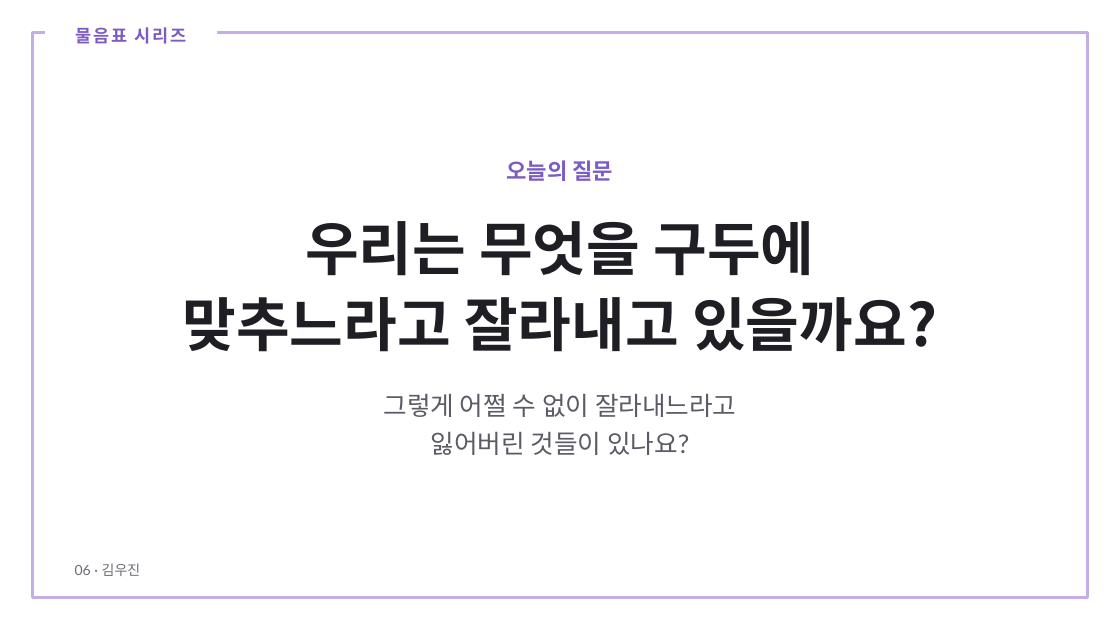
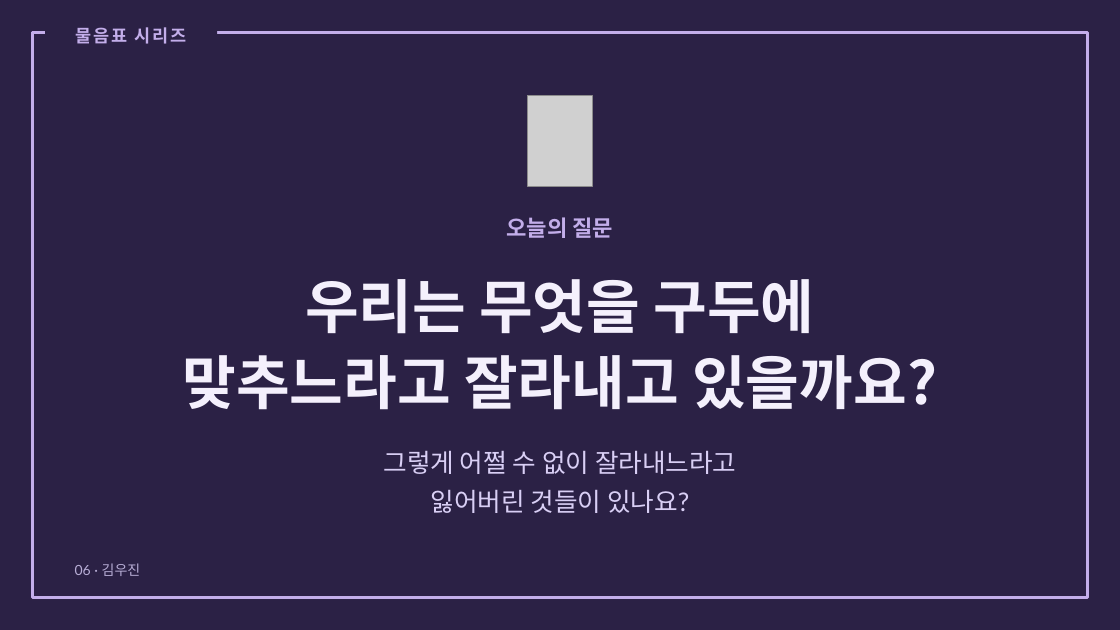
Before and after one commit to joyhanju/joyhanju.github.io, a slide deck: slide 62 of materials/this-is-art/이것도미술이에요_수업PPT.pptx (slide 58 before the commit). Drawn at 1120x630 pixels with LibreOffice and Linux fonts; fonts in the diff are those of the drawing; grey boxes stand for pictures. Boxes give left, top, right and bottom in pixels: in the first picture for what was removed or moved away, otherwise in the second. Text is boxed around its words. In the diff, an @@ line names an element or a change of style, - is before the commit and + after.

```diff
--- a/materials/this-is-art/이것도미술이에요_수업PPT.pptx
+++ b/materials/this-is-art/이것도미술이에요_수업PPT.pptx
@@ background #FFFFFF to #2B2145 @@
@@ text "물음표 시리즈" at [76,27,187,44]: text colour #7C5CC4 to #C3AEEA @@
@@ picture added at [528,95,592,187] @@
@@ text "오늘의 질문" at [507,217,614,238]: text colour #7C5CC4 to #C3AEEA @@
@@ text "오늘의 질문": place and size @@
-text "오늘의 질문" at [507,160,614,181]
+text "오늘의 질문" at [507,217,614,238]
@@ text "우리는 무엇을 구두에": place and size @@
-text "우리는 무엇을 구두에" at [183,221,937,352]
+text "우리는 무엇을 구두에" at [183,279,937,410]
@@ text "우리는 무엇을 구두에" at [183,279,937,410]: text colour #1E1E24 to #F4F0FC @@
@@ text "그렇게 어쩔 수 없이 잘라내느라고": place and size @@
-text "그렇게 어쩔 수 없이 잘라내느라고" at [383,394,736,455]
+text "그렇게 어쩔 수 없이 잘라내느라고" at [383,451,736,513]
@@ text "그렇게 어쩔 수 없이 잘라내느라고" at [383,451,736,513]: text colour #5B5B66 to #D9CFF5 @@
@@ text "06 · 김우진" at [75,563,141,576]: text colour #6B6B75 to #B8AED6 @@
```
Also in this commit, not shown: 22 other slides changed, 7 slides added, 1 other file.
